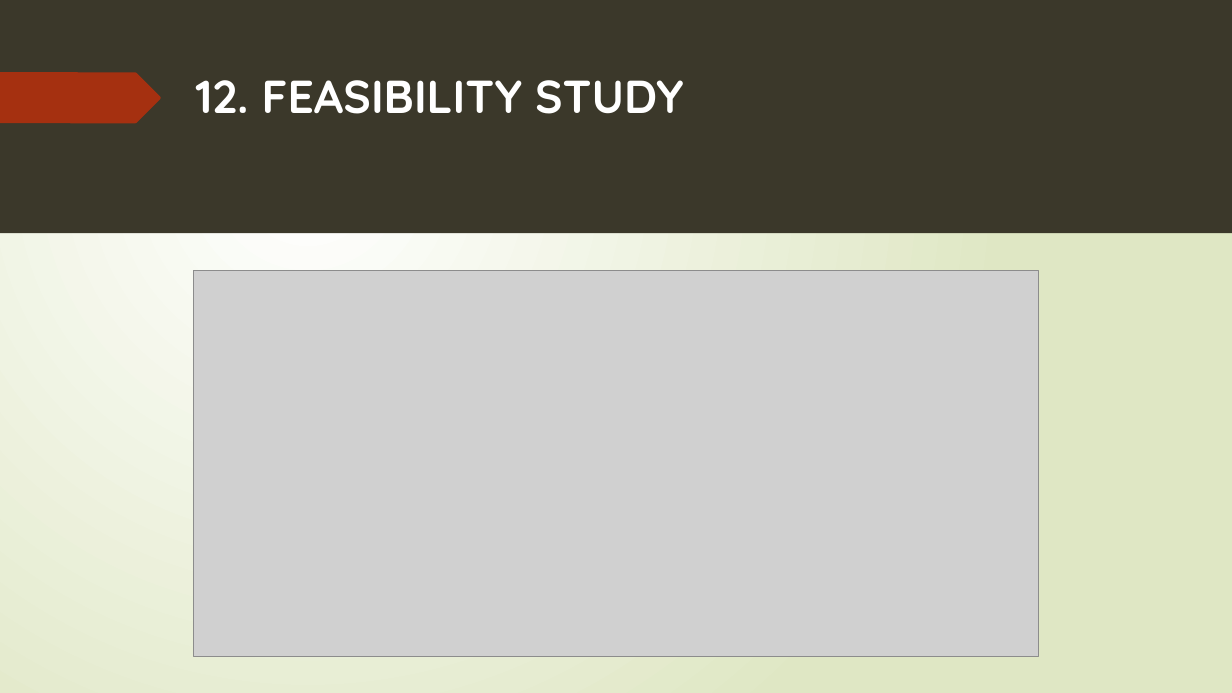
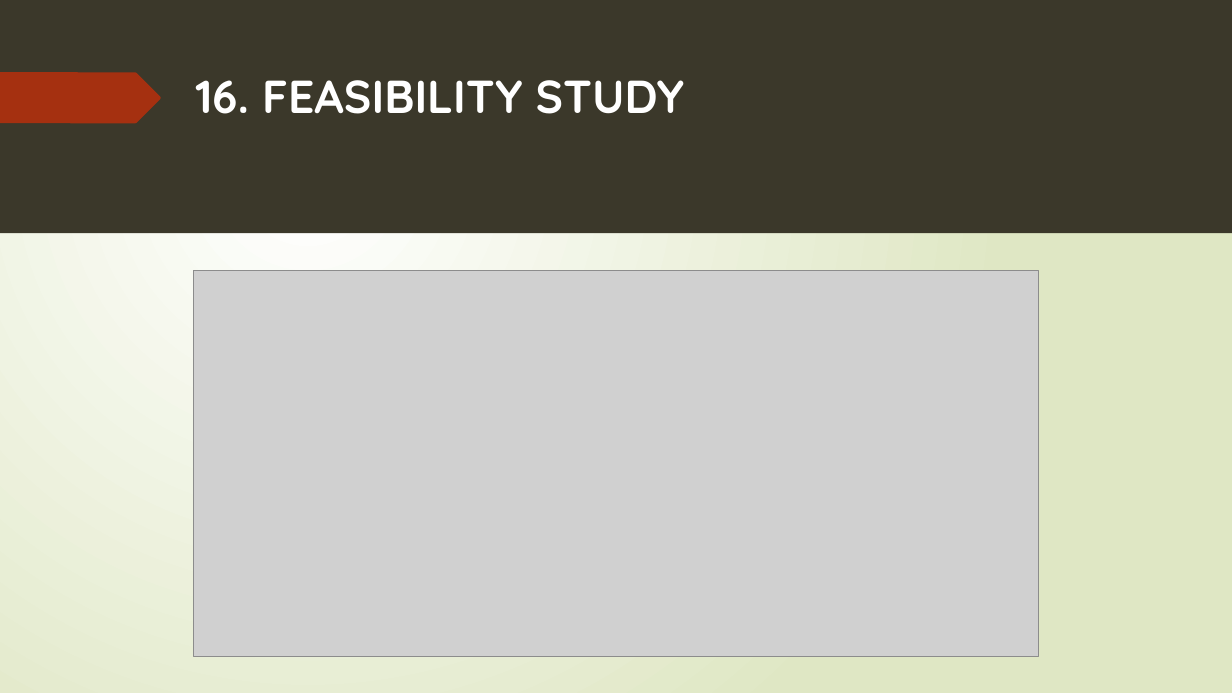
Before and after one commit to 15831944/2d-to-3d, a slide deck: slide 20 of Project slides.pptx. Drawn at 1232x693 pixels with LibreOffice and Linux fonts; fonts in the diff are those of the drawing; grey boxes stand for pictures. Boxes give left, top, right and bottom in pixels: in the first picture for what was removed or moved away, otherwise in the second. Text is boxed around its words. In the diff, an @@ line names an element or a change of style, - is before the commit and + after.

```diff
--- a/Project slides.pptx
+++ b/Project slides.pptx
@@ title at bbox=[196, 80, 684, 114]: text changed @@
-12. FEASIBILITY STUDY
+16. FEASIBILITY STUDY
```
Also in this commit, not shown: 13 other slides changed.
